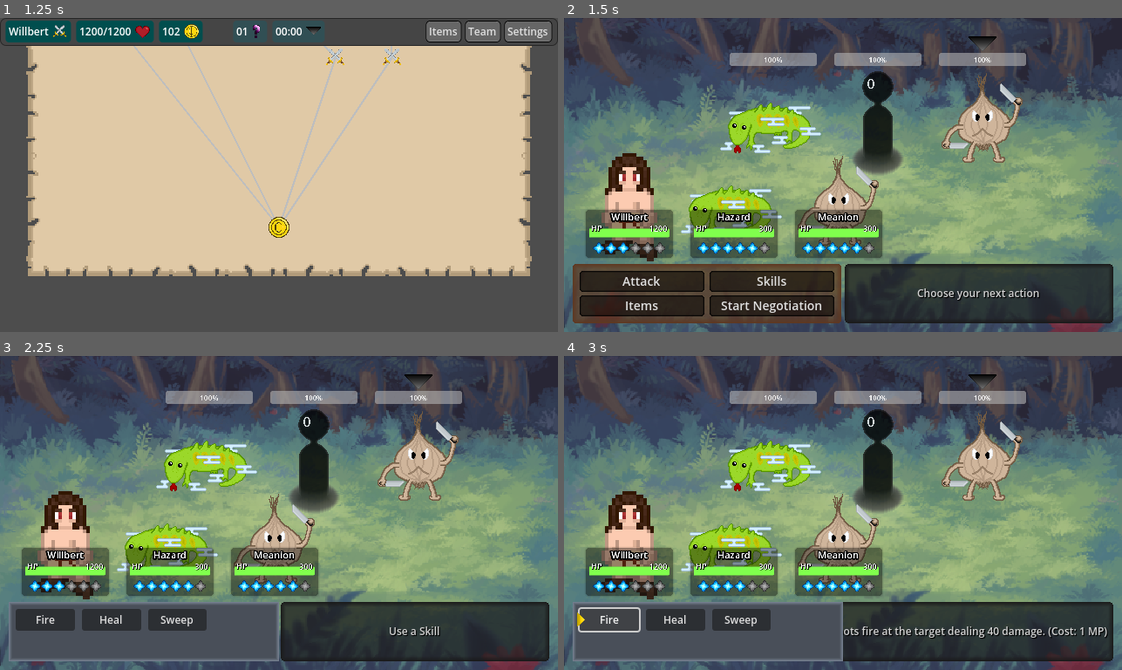
Above: before the commit, frames 1-4 (two rows, left to right).
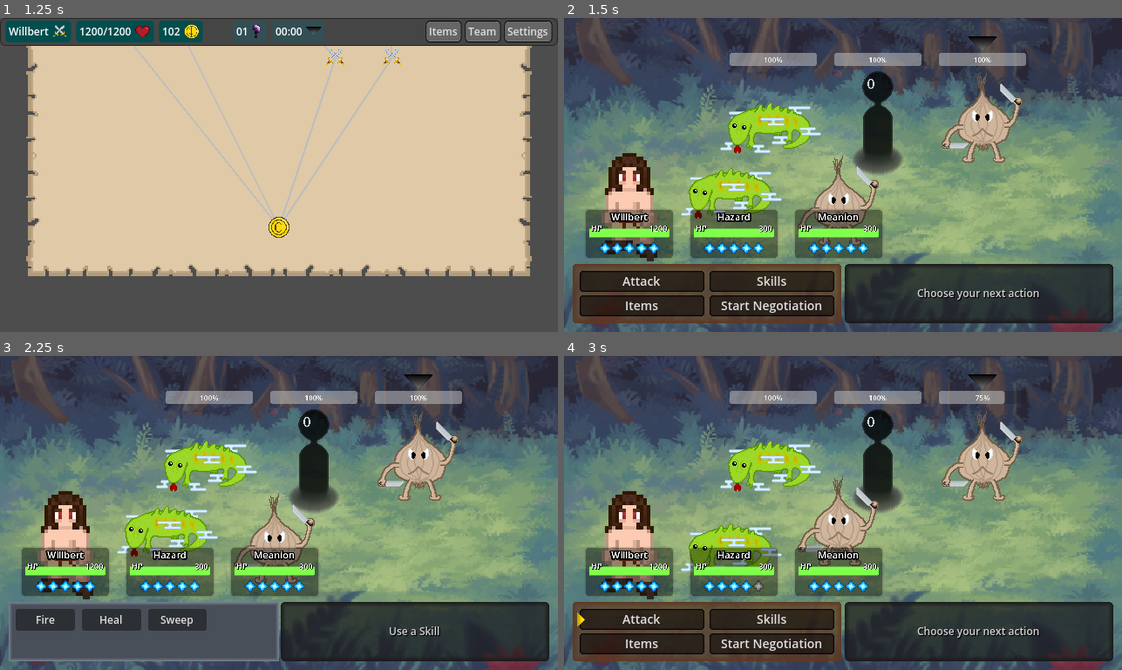
Above: after the commit, the same moments.

Repository: Willi-bot/GameProject
Game: Godot game, scene res://scenes/main_menu/main_menu.tscn
Two runs of this game, one before a commit and one after it. Both use one fixed random seed, a clock stepped at 60 frames per second and the inputs below.
Inputs (mouse positions are in pixels of both pictures, inside the frame that each line leads up to):
- Up to frame 1 (1.25 s): click "New Game" at 0.5 s
- Up to frame 2 (1.5 s): click (954, 55) at 1.27 s
- Up to frame 3 (2.25 s): click "Skills" at 2 s
- Up to frame 4 (3 s): click "Fire" at 2.75 s

Frame 1 is identical in both runs. In frame 2, 3.0% of the frame differs, in the area x 5-56%, y 47-75%; in frame 3, 3.0%; in frame 4, 12%, in the area x 1-98%, y 11-98%.
Error before the commit: Invalid access to property or key 'EnemyEntity:<Node2D#46707770706>' on a base object of type 'Array'. (res://scenes/battle/battle_manager.gd:369)

Commit message:
Add intelligence as a stat and add dynamic damage for skills

Diff:
--- a/gameproject/GlobalState.gd
+++ b/gameproject/GlobalState.gd
@@ -11,6 +11,7 @@
 @export var max_mp: int
 @export var agility: int
 @export var damage: int
+@export var intelligence: int
 
 @export var team = []
 
@@ -23,9 +24,10 @@
 	"max_hp": 1200,
 	"current_hp": 1200,
 	"max_mp": 5,
-	"current_mp": 3,
+	"current_mp": 5,
 	"agility": 3,
 	"damage": 120,
+	"intelligence": 90,
 	"run_in_progress": false,
 	"team": [
 		{
@@ -35,6 +37,7 @@
 			"max_mp": 5,
 			"current_mp": 5,
 			"damage": 80,
+			"intelligence": 50,
 			"agility": 5,
 			"skills": ["whiplash"],
 			"sprite": "res://creatures/sprites/hazard.png"
@@ -46,6 +49,7 @@
 			"max_mp": 5,
 			"current_mp": 5,
 			"damage": 80,
+			"intelligence": 10,
 			"agility": 5,
 			"skills": ["whiplash"],
 			"sprite": "res://creatures/sprites/meanion.png"
@@ -98,6 +102,7 @@
 	current_mp = player["current_mp"]
 	damage = player["damage"]
 	agility = player["agility"]
+	intelligence = player["intelligence"]
 
 	team = []
 
@@ -112,7 +117,8 @@
 			"damage": team_entity["damage"],
 			"agility": team_entity["agility"],
 			"sprite": team_entity["sprite"],
-			"skills": team_entity["skills"]
+			"skills": team_entity["skills"],
+			"intelligence": team_entity["intelligence"]
 		})
 
 	save_state()
--- a/gameproject/creatures/creatures_data.json
+++ b/gameproject/creatures/creatures_data.json
@@ -5,6 +5,7 @@
 		"current_hp": 400,
 		"max_mp": 5,
 		"damage": 70,
+		"intelligence": 10,
 		"agility": 3,
 		"skills": ["fireball", "thunderstorm"],
 		"sprite": "res://creatures/sprites/meanion.png"
@@ -15,6 +16,7 @@
 		"current_hp": 300,
 		"max_mp": 5,
 		"damage": 80,
+		"intelligence": 80,
 		"agility": 5,
 		"skills": ["life_drain", "apocalypse"],
 		"sprite": "res://creatures/sprites/lonely_shadow.png"
@@ -25,6 +27,7 @@
 		"current_hp": 300,
 		"max_mp": 5,
 		"damage": 80,
+		"intelligence": 60,
 		"agility": 5,
 		"skills": ["whiplash"],
 		"sprite": "res://creatures/sprites/hazard.png"
--- a/gameproject/scenes/battle/battle_manager.gd
+++ b/gameproject/scenes/battle/battle_manager.gd
@@ -125,6 +125,7 @@
 		"max_mp": GlobalState.max_mp,
 		"current_mp": GlobalState.current_mp,
 		"damage": GlobalState.damage,
+		"intelligence": GlobalState.intelligence,
 		"agility": GlobalState.agility,
 		"sprite": "res://imgs/player.png"
 	})
@@ -194,7 +195,7 @@
 		new_button.text = skill.skill_name
 		new_button.size_flags_horizontal = Control.SIZE_EXPAND_FILL
 		new_button.size_flags_vertical = Control.SIZE_SHRINK_CENTER
-		new_button.pressed.connect(Callable(new_button, "_on_button_pressed"))
+		new_button.pressed.connect(Callable(new_button, "_on_button_pressed").bind(current_turn))
 		new_button.mouse_entered.connect(Callable(new_button, "_on_mouse_entered").bind(select_icon, info_text))
 		new_button.mouse_exited.connect(Callable(new_button, "_on_mouse_exited").bind(info_text))
 
@@ -220,17 +221,14 @@
 	var skill_scene = load("res://scenes/entities/skills/Fire.tscn")
 	var skill_instance1 = skill_scene.instantiate()
 	skill_instance1.battle_manager = self
-	skill_instance1.character = current_turn
 
 	skill_scene = load("res://scenes/entities/skills/Heal.tscn")
 	var skill_instance2 = skill_scene.instantiate()
 	skill_instance2.battle_manager = self
-	skill_instance2.character = current_turn
 
 	skill_scene = load("res://scenes/entities/skills/Sweep.tscn")
 	var skill_instance3 = skill_scene.instantiate()
 	skill_instance3.battle_manager = self
-	skill_instance3.character = current_turn
 
 	return [skill_instance1, skill_instance2, skill_instance3]
 
@@ -259,6 +257,8 @@
 
 
 func _next_turn() -> void:
+	if current_turn.entity.type == BaseEntity.EntityType.PLAYER:
+		current_turn.set_inactive()
 	current_turn_idx = (current_turn_idx + 1) % all_battlers.size()
 	current_turn = all_battlers[current_turn_idx]
 	_update_turn()
@@ -267,6 +267,7 @@
 func _update_turn() -> void:
 	if current_turn.entity.type == BaseEntity.EntityType.PLAYER:
 		attack_button.show()
+		current_turn.set_active()
 	else:
 		attack_button.hide()
 		select_icon.hide()
@@ -366,7 +367,7 @@
 
 
 func get_enemy_target() -> Node2D:
-	return enemy_battlers[selected_target]
+	return selected_target
 
 
 func get_all_enemies() -> Array:
@@ -395,6 +396,10 @@
 	return target
 
 
+func get_all_allies() -> Array:
+	return ally_battlers
+
+
 func _chosen_player(character: Node2D) -> void:
 	target_chosen.emit(character)
 
--- a/gameproject/scenes/battle/buttons/skill_button.gd
+++ b/gameproject/scenes/battle/buttons/skill_button.gd
@@ -15,11 +15,11 @@
 	pass
 
 
-func _on_button_pressed():
+func _on_button_pressed(character: Node2D):
 	# Execute logic based on the associated resource
 	if skill:
 		print("Executing move:", skill.name)
-		skill.execute()
+		skill.execute(character)
 
 
 func _on_mouse_entered(select_icon: TextureRect, info_text: Label) -> void:
--- a/gameproject/scenes/battle/buttons/target_button.tscn
+++ /dev/null
@@ -1,19 +0,0 @@
-[gd_scene load_steps=2 format=3 uid="uid://ck83qkqw1dwiu"]
-
-[sub_resource type="GDScript" id="GDScript_fv8pq"]
-script/source = "extends Button
-
-# Called when the node enters the scene tree for the first time.
-func _ready() -> void:
-	pass # Replace with function body.
-
-
-# Called every frame. 'delta' is the elapsed time since the previous frame.
-func _process(delta: float) -> void:
-	pass
-"
-
-[node name="TargetButton" type="Button"]
-script = SubResource("GDScript_fv8pq")
-
-[connection signal="pressed" from="." to="." method="_on_pressed"]
--- a/gameproject/scenes/battle/skill_button.tscn
+++ b/gameproject/scenes/battle/skill_button.tscn
@@ -1,6 +1,4 @@
-[gd_scene load_steps=2 format=3 uid="uid://bidx52lnulnac"]
-
-[ext_resource type="Script" path="res://scenes/battle/skill_button.gd" id="1_647x6"]
+[gd_scene format=3 uid="uid://hgydmpybkuml"]
 
 [node name="SkillButton" type="Button"]
 anchors_preset = 15
@@ -10,4 +8,3 @@
 grow_vertical = 2
 theme_override_font_sizes/font_size = 12
 text = "bleed"
-script = ExtResource("1_647x6")
--- a/gameproject/scenes/entities/base_entity.gd
+++ b/gameproject/scenes/entities/base_entity.gd
@@ -9,14 +9,19 @@
 
 @export var name: String = ""
 @export var type : EntityType
+
 @export var max_hp : int
 @export var current_hp : int
+
 @export var max_mp: int
 @export var current_mp: int
 @export var mp_regen_rate: int = 1
+
 @export var damage : int
+@export var intelligence : int
 @export var agility : int
 @export var skills : Array[Resource] = []
+
 @export var sprite: String
 
 signal turn_ended
--- a/gameproject/scenes/entities/player_entity.gd
+++ b/gameproject/scenes/entities/player_entity.gd
@@ -62,3 +62,11 @@
 	var green_intensity = health_percentage
 
 	return Color(red_intensity, green_intensity, 0.3)
+
+
+func set_active() -> void:
+	sprite.position.y -= 40
+
+
+func set_inactive() -> void:
+	sprite.position.y += 40
--- a/gameproject/scenes/entities/player_entity.tscn
+++ b/gameproject/scenes/entities/player_entity.tscn
@@ -1,9 +1,8 @@
-[gd_scene load_steps=8 format=3 uid="uid://bxpubv3qnx3eu"]
+[gd_scene load_steps=7 format=3 uid="uid://bxpubv3qnx3eu"]
 
 [ext_resource type="Script" path="res://scenes/entities/player_entity.gd" id="1_xpavd"]
 [ext_resource type="Script" path="res://scenes/entities/base_entity.gd" id="2_lmvf7"]
 [ext_resource type="Texture2D" uid="uid://12477ptjebh6" path="res://imgs/player.png" id="3_v2alm"]
-[ext_resource type="Texture2D" uid="uid://djcc22g8e57nj" path="res://imgs/mana_orb.png" id="4_igw7c"]
 
 [sub_resource type="Resource" id="Resource_4c661"]
 script = ExtResource("2_lmvf7")
@@ -15,6 +14,7 @@
 current_mp = 0
 mp_regen_rate = 1
 damage = 0
+intelligence = 0
 agility = 0
 skills = Array[Resource]([])
 sprite = ""
@@ -122,9 +122,3 @@
 layout_mode = 2
 size_flags_horizontal = 6
 theme_override_constants/separation = 2
-
-[node name="TextureRect" type="TextureRect" parent="Container/Info/ManaBar"]
-layout_mode = 2
-size_flags_horizontal = 3
-texture = ExtResource("4_igw7c")
-expand_mode = 3
--- a/gameproject/scenes/entities/skill.gd
+++ b/gameproject/scenes/entities/skill.gd
@@ -7,12 +7,8 @@
 @export var mp_cost: int
 
 var battle_manager
-var character
 
 signal turn_ended
 
-func execute() -> void:
+func execute(character: Node2D) -> void:
 	push_error("This method must be implemented in a subclass")
-
-func use_mp() -> void:
-	character.entity.use_mp(mp_cost)
--- a/gameproject/scenes/entities/skills/Fire.gd
+++ b/gameproject/scenes/entities/skills/Fire.gd
@@ -11,9 +11,10 @@
 	pass
 
 
-func execute() -> void:
+func execute(character: Node2D) -> void:
 	print("Throwing Fireball")
-	use_mp()
+	character.entity.use_mp(mp_cost)
 	var target = battle_manager.get_enemy_target()
-	target.entity.be_damaged(40)
+	var damage = character.entity.intelligence * 2
+	target.entity.be_damaged(damage)
 	turn_ended.emit()
--- a/gameproject/scenes/entities/skills/Heal.gd
+++ b/gameproject/scenes/entities/skills/Heal.gd
@@ -11,9 +11,10 @@
 	pass
 
 
-func execute() -> void:
+func execute(character: Node2D) -> void:
 	print("Healing Player")
-	use_mp()
+	character.entity.use_mp(mp_cost)
 	var target = await battle_manager.get_player_target()
-	target.entity.heal(40)
+	var heal_amount = character.entity.intelligence * 2
+	target.entity.heal(heal_amount)
 	turn_ended.emit()
--- a/gameproject/scenes/entities/skills/Sweep.gd
+++ b/gameproject/scenes/entities/skills/Sweep.gd
@@ -11,9 +11,9 @@
 	pass
 
 
-func execute() -> void:
+func execute(character: Node2D) -> void:
 	print("Sweeping all enemies")
-	use_mp()
+	character.entity.use_mp(mp_cost)
 	var targets = battle_manager.get_all_enemies()
 	for target in targets:
 		target.entity.be_damaged(80)
